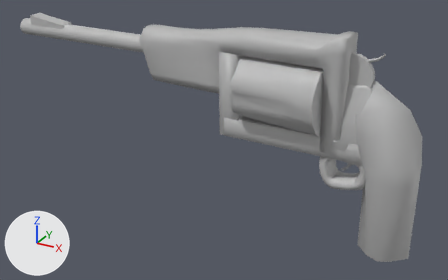
Before and after pictures for a commit that changed the FBX model pew pew gun.fbx.
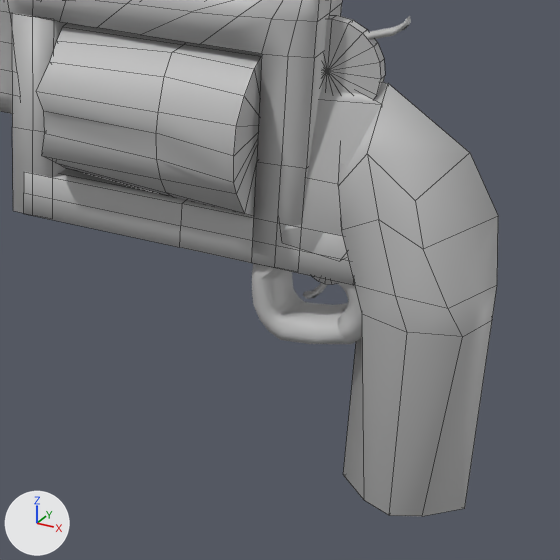
Each version appears first whole from a camera (50 mm lens) standing at (0.0237, -0.1114, 0.0726) and looking at (-0.0377, 0.0002, 0.0167), and next in a close-up on the part from 48% to 100% of the width and 17% to 100% of the height. Every picture has the same lights, and +X, +Y and +Z are marked at lower left. The close-ups show mesh edges as thin lines. Where no turn or scale is listed for an object, it has been applied to the vertices.
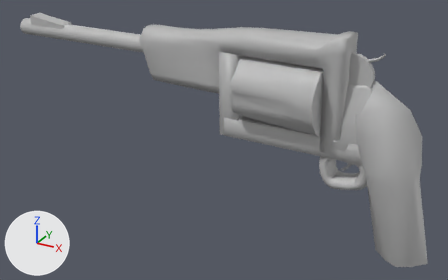
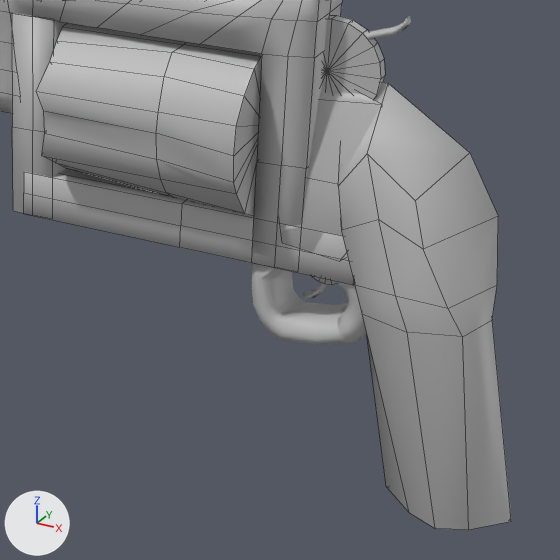
Commit message: I made the gun look better

Changed parts and their boxes (x1, y1, x2, y2) in the close-ups (560 x 560 px; the box of a moved part takes in the faces that stretch with it):
'pCube2', reshaped (8% wider)
    before: (338, 82, 498, 516)
    after: (338, 82, 511, 530)
part 1 of me_mesh, moved or reshaped
    before: (343, 314, 492, 516)
    after: (362, 314, 511, 530)

The change, as a list of edits to the scene's bpy script:
```text
Change me_mesh:
    where me_mesh.from_pydata(...)  # 42 vertices, 40 faces; spans x -0.0086..0.0054, y -0.0059..0.0059, z -0.0007..0.0358
    used by ob_pcube2; location = (0.0, 0.0, 0.0)
    me_mesh part 1: all 9 vertices in x -0.0053..0.0053, y -0.0041..0.0041, z -0.0007..-0.0004 are moved by (0.0039, 0.0, 0.0)
```
